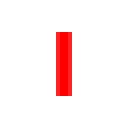
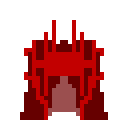
Layered file, before and after one edit (128 x 128). Changes by layer:
hid "laser" over box(56, 32, 72, 96)
showed "ship", painted on it over box(20, 20, 108, 120)
